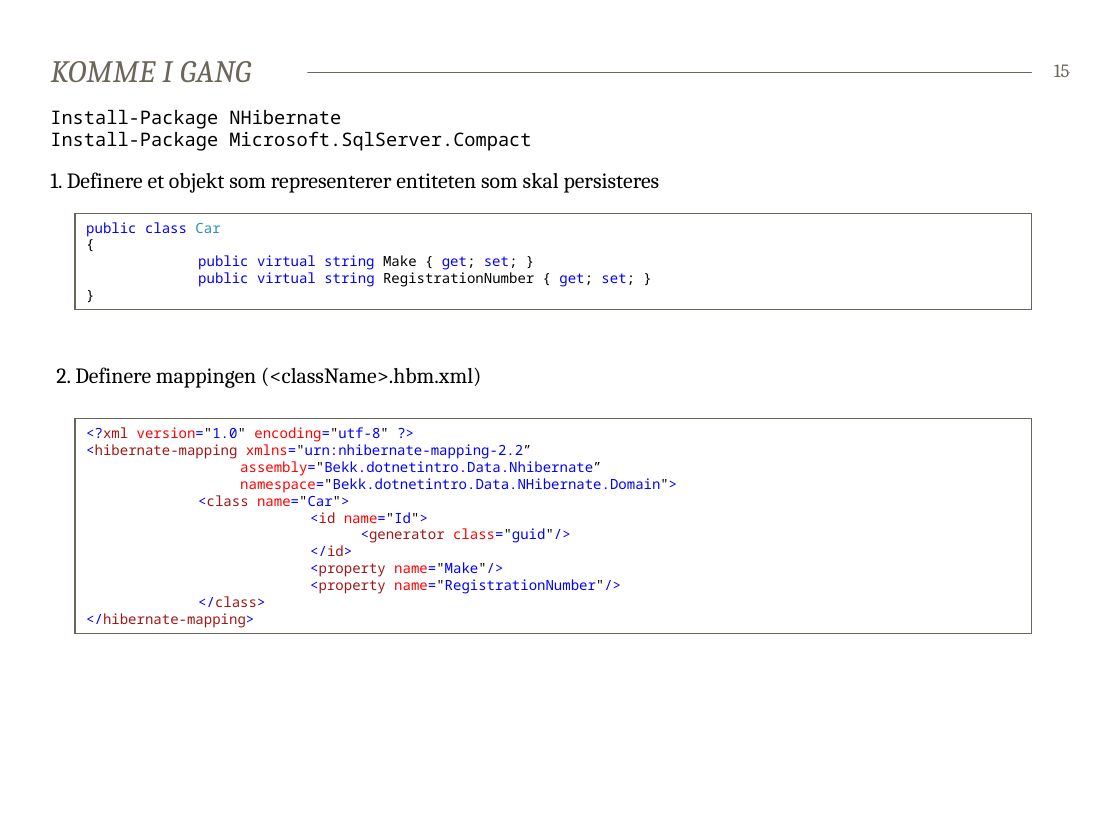
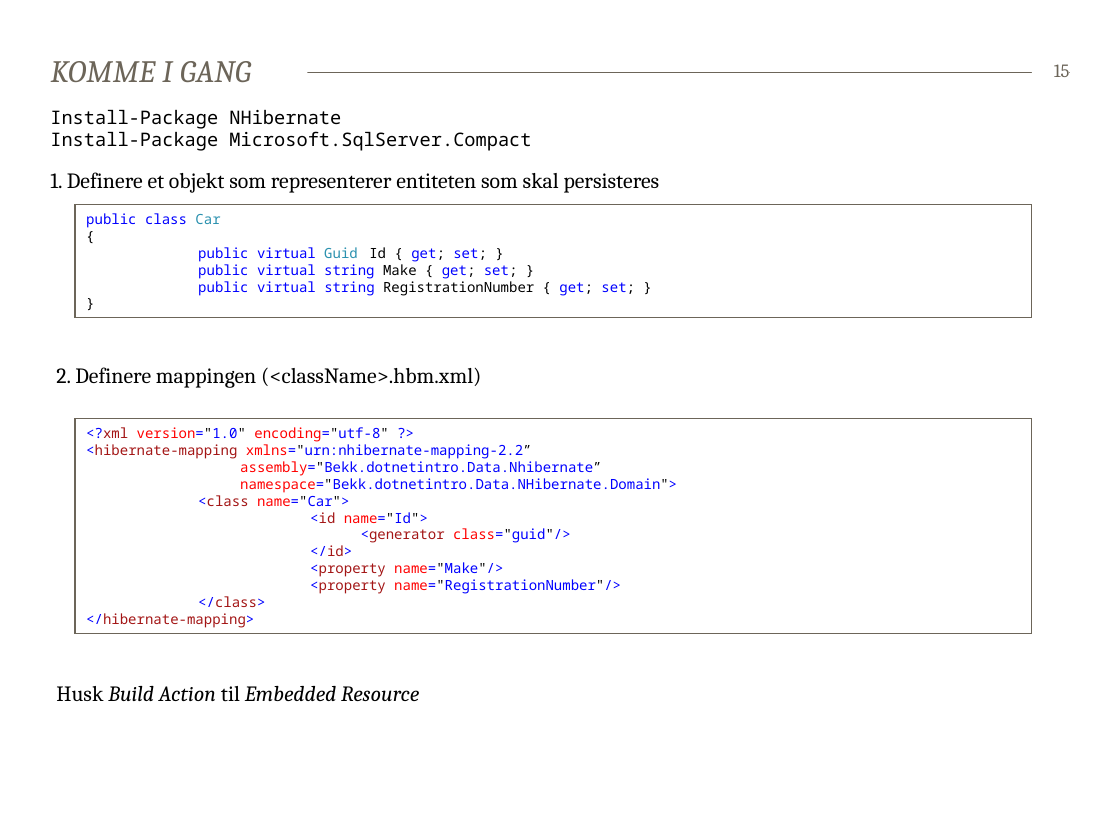
Before and after one commit to bekk/dotnetkurs, a slide deck: slide 15 of persistingData/persistingData.pptx. Drawn at 1120x840 pixels with LibreOffice and Linux fonts; fonts in the diff are those of the drawing. Boxes give left, top, right and bottom in pixels: in the first picture for what was removed or moved away, otherwise in the second. Text is boxed around its words. In the diff, an @@ line names an element or a change of style, - is before the commit and + after.

```diff
--- a/persistingData/persistingData.pptx
+++ b/persistingData/persistingData.pptx
@@ rectangle "public class Car": place and size @@
-rectangle "public class Car" at (75, 213, 1032, 309)
+rectangle "public class Car" at (75, 205, 1032, 318)
@@ text in rectangle at (198, 247, 487, 262): paragraph added @@
+public virtual Guid Id { get; set; }
@@ text at (56, 686, 419, 702): paragraph added @@
+Husk Build Action til Embedded Resource
```
Also in this commit, not shown: 6 other slides changed.
